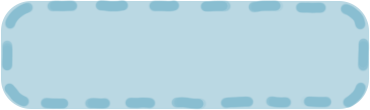
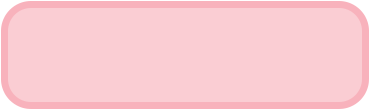
Layer changes from the first 370 x 110 image to the second:
renamed "Layer 1" to "Rounded Rectangle 1", painted on it, masked it over [1, 0, 370, 110]
removed layer "Rounded Rectangle 1" over [1, 1, 369, 109]
